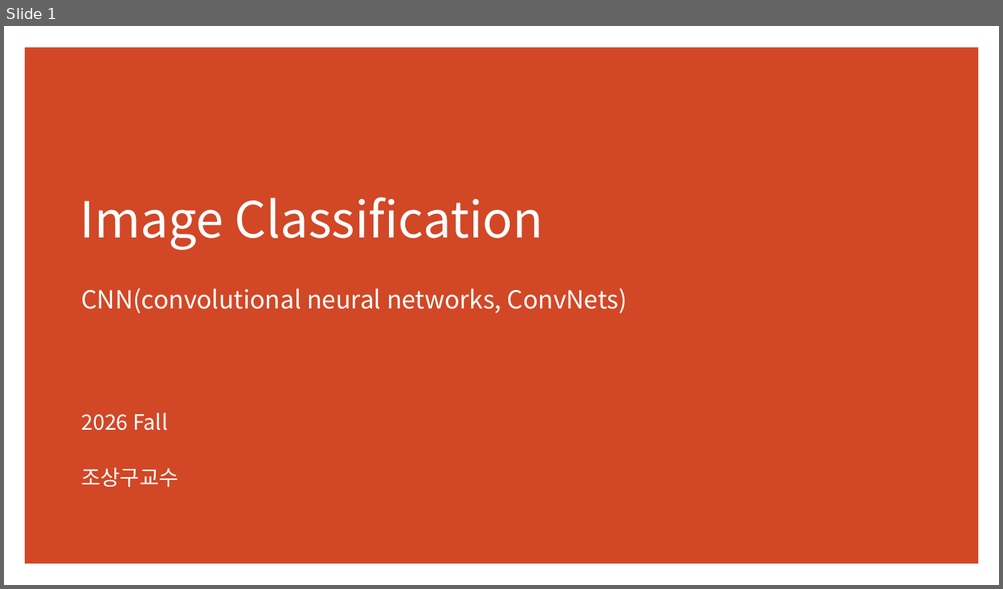
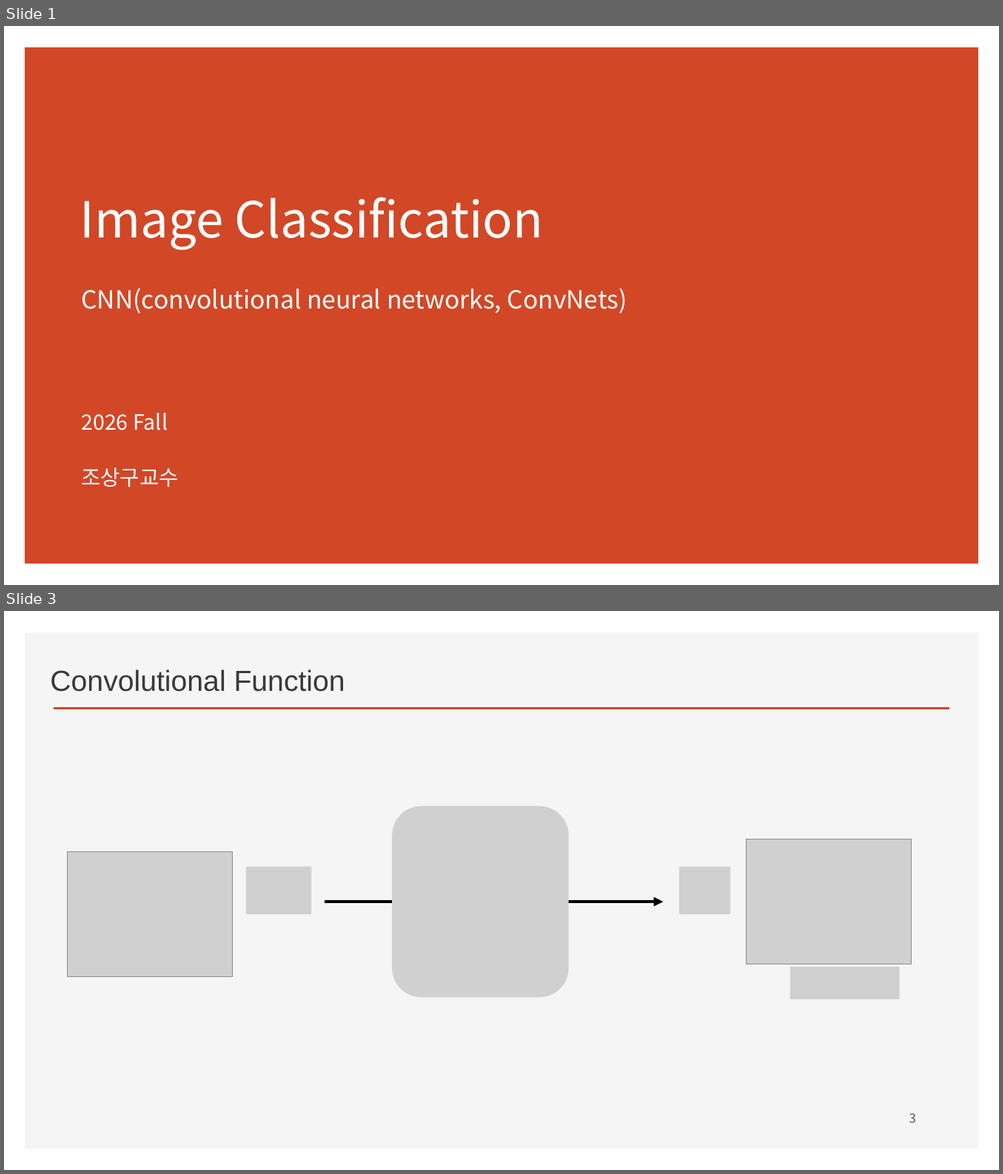
Before and after one commit to ancestor9/2026_Fall_Deep-Learning-with-Python, a slide deck: CNN/CNN.pptx. Shown one above the other, each under a label of ours: slide 1 before the commit, slides 1 and 3 after it; the slides between them are not shown. The pictures are 1003x589 and 1003x1174 pixels, drawn with LibreOffice and Linux fonts; fonts in the diff are those of the drawing; grey boxes stand for pictures; background and template pictures are left out. Boxes give left, top, right and bottom in pixels: in the first picture for what was removed or moved away, otherwise in the second. Text is boxed around its words. In the diff, an @@ line names an element or a change of style, - is before the commit and + after.

```diff
--- a/CNN/CNN.pptx
+++ b/CNN/CNN.pptx
@@ slide 3 added at bbox=[4, 611, 999, 1170], background #FFFFFF @@
@@ rectangle added at bbox=[25, 632, 979, 1150], fill #F5F5F5 @@
@@ text added at bbox=[50, 669, 345, 692], 28 pt, text #3B3838 @@
+Convolutional Function
@@ line added from (54, 709) to (949, 709), #D24726 2 pt @@
@@ picture added at bbox=[392, 806, 569, 998] @@
@@ picture added at bbox=[68, 852, 233, 977] @@
@@ picture added at bbox=[746, 840, 911, 965] @@
@@ picture added at bbox=[246, 867, 311, 914] @@
@@ picture added at bbox=[679, 867, 730, 914] @@
@@ arrow added from (325, 902) to (663, 902), #000000 3 pt @@
@@ picture added at bbox=[791, 967, 899, 999] @@
@@ page number added at bbox=[909, 1113, 916, 1123], 12 pt, text #595959 @@
+3
```
Also in this commit, not shown: 12 slides changed, 10 other slides added, 7 slides removed.
